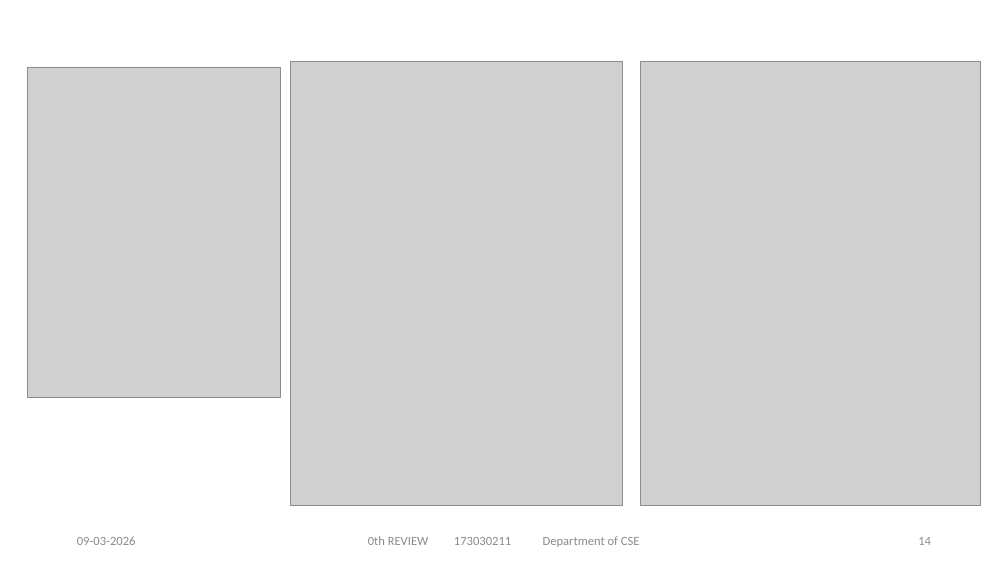
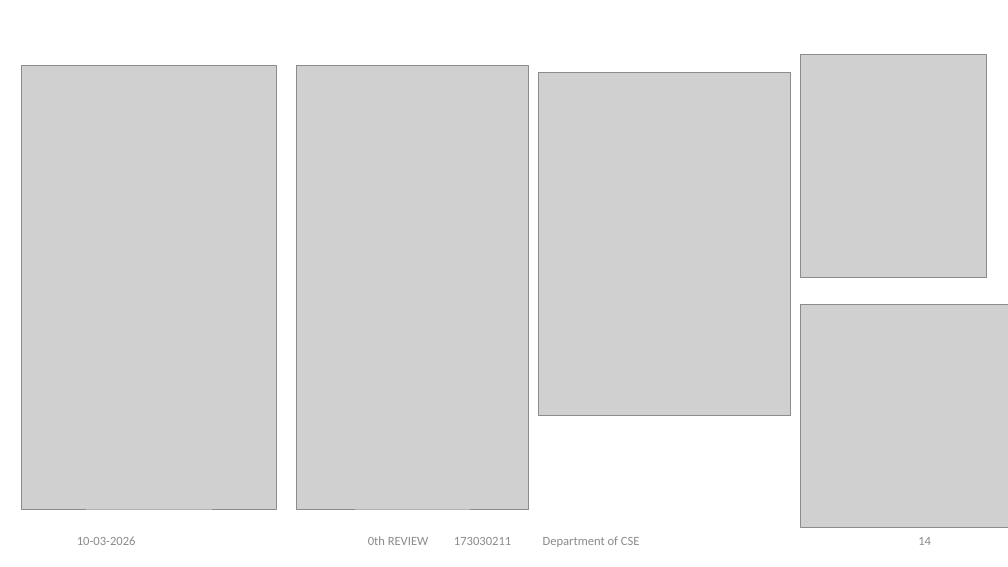
Before and after one commit to tejsree2007-design/FWD-Project, a slide deck: slide 14 of 2520030011_CSE.pptx. Drawn at 1008x567 pixels with LibreOffice and Linux fonts; fonts in the diff are those of the drawing; grey boxes stand for pictures; background and template pictures are left out. Boxes give left, top, right and bottom in pixels: in the first picture for what was removed or moved away, otherwise in the second. Text is boxed around its words. In the diff, an @@ line names an element or a change of style, - is before the commit and + after.

```diff
--- a/2520030011_CSE.pptx
+++ b/2520030011_CSE.pptx
@@ picture added at [800, 55, 987, 278] @@
@@ picture: place and size @@
-picture at [28, 67, 281, 399]
+picture at [21, 65, 277, 509]
@@ picture: place and size @@
-picture at [291, 61, 622, 505]
+picture at [296, 65, 529, 509]
@@ picture added at [538, 73, 790, 416] @@
@@ picture removed at [640, 61, 981, 505] @@
@@ picture added at [800, 305, 1008, 527] @@
@@ text at [77, 536, 136, 545]: text changed @@
-09-03-2026
+10-03-2026
```
Also in this commit, not shown: 19 other slides changed.
